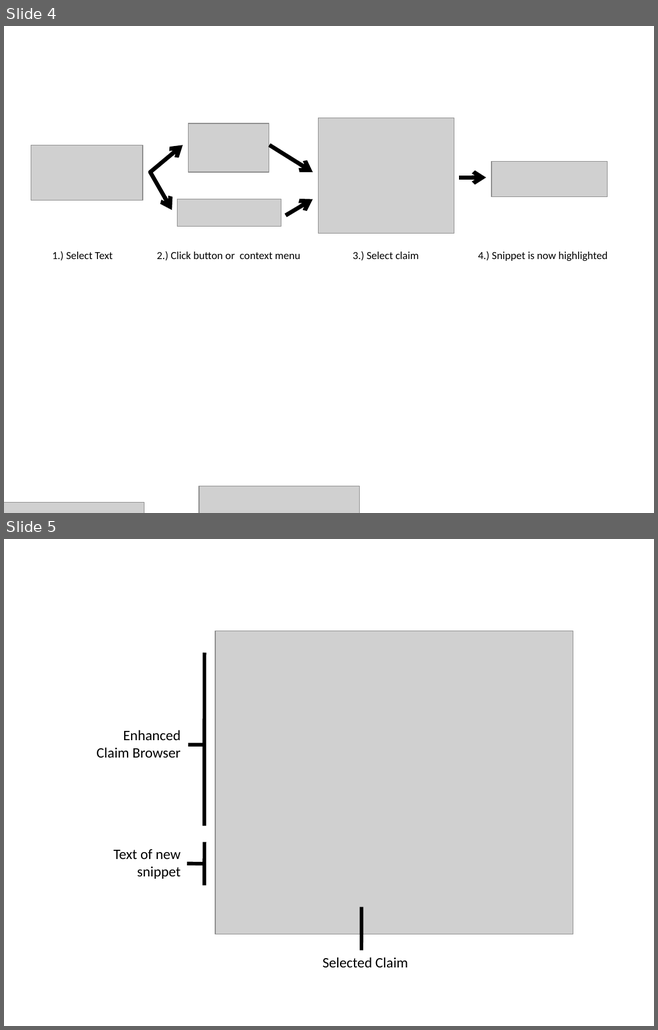
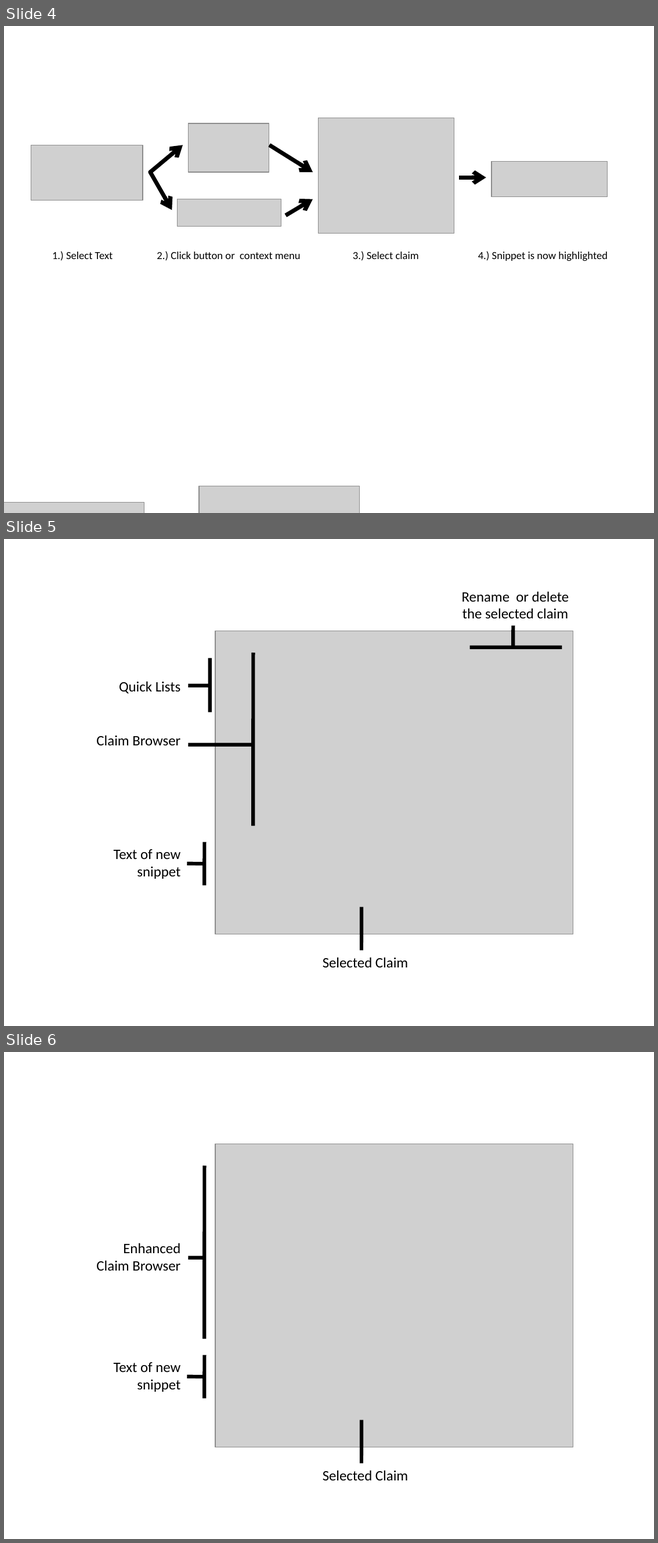
Before and after one commit to robennals/think-link, a slide deck: papers/diagrams.pptx. Shown one above the other, each under a label of ours: slides 4 and 5 before the commit, slides 4, 5 and 6 after it. The pictures are 658x1030 and 658x1543 pixels, drawn with LibreOffice and Linux fonts; fonts in the diff are those of the drawing; grey boxes stand for pictures. Boxes give left, top, right and bottom in pixels: in the first picture for what was removed or moved away, otherwise in the second. Text is boxed around its words. In the diff, an @@ line names an element or a change of style, - is before the commit and + after.

```diff
--- a/papers/diagrams.pptx
+++ b/papers/diagrams.pptx
@@ slide 5 added at (4,539,654,1026), background #FFFFFF @@
@@ text added at (462,591,569,619), 16 pt, text #000000 @@
+Rename or delete the selected claim
@@ line added from (513, 625) to (513, 647), #000000 4 pt @@
@@ picture added at (215,631,573,935) @@
@@ line added from (210, 658) to (210, 712), #000000 4 pt @@
@@ line added from (253, 653) to (253, 826), #000000 4 pt @@
@@ line added from (470, 647) to (561, 647), #000000 4 pt @@
@@ text added at (119,681,180,694), 16 pt, text #000000 @@
+Quick Lists
@@ line added from (210, 686) to (188, 686), #000000 4 pt @@
@@ text added at (96,735,180,745), 16 pt, text #000000 @@
+Claim Browser
@@ line added from (188, 745) to (253, 745), #000000 4 pt @@
@@ text added at (114,849,180,879), 16 pt, text #000000 @@
+Text of new snippet
@@ line added from (204, 842) to (204, 885), #000000 4 pt @@
@@ line added from (187, 864) to (204, 864), #000000 4 pt @@
@@ line added from (361, 950) to (361, 907), #000000 4 pt @@
@@ text added at (322,957,408,968), 16 pt, text #000000 @@
+Selected Claim
@@ what was slide 5 is now slide 6 @@
```
Also in this commit, not shown: 3 other slides added, 6 other files.
